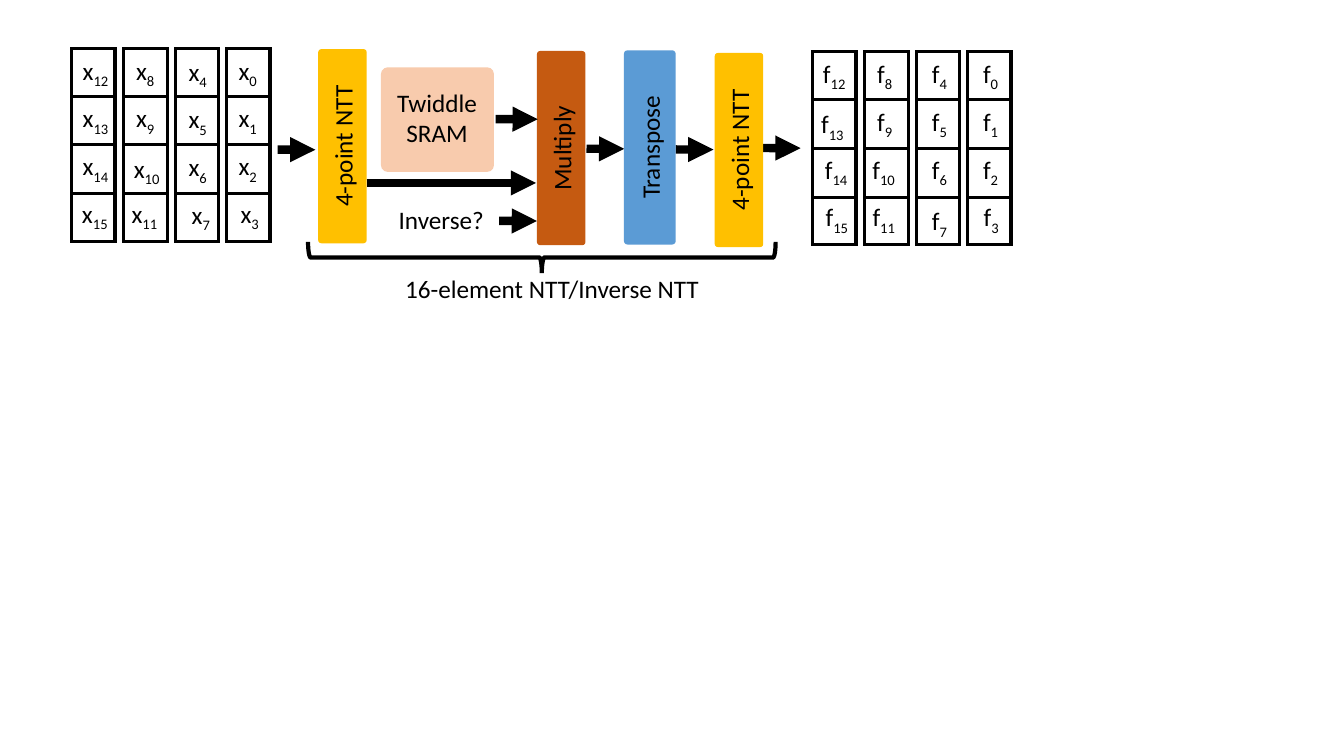
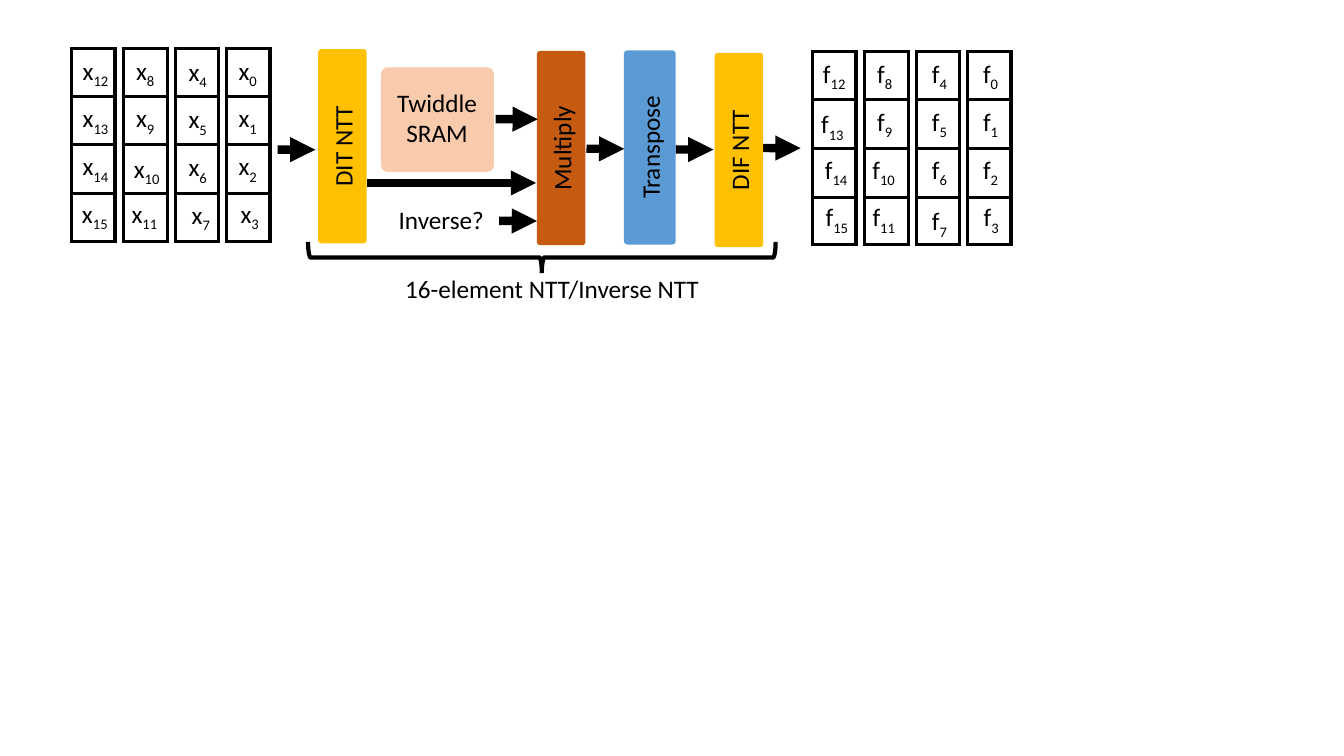
Before and after one commit to n-samar/ms_nsamar, a slide deck: slide 11 of thesis/figures/figures.pptx (slide 1 before the commit). Drawn at 1344x756 pixels with LibreOffice and Linux fonts; fonts in the diff are those of the drawing. Boxes give left, top, right and bottom in pixels: in the first picture for what was removed or moved away, otherwise in the second. Text is boxed around its words. In the diff, an @@ line names an element or a change of style, - is before the commit and + after.

```diff
--- a/thesis/figures/figures.pptx
+++ b/thesis/figures/figures.pptx
@@ text in rounded rectangle at <box>329,110,360,185</box>: text changed @@
-4-point NTT
+DIT NTT
@@ text in rounded rectangle at <box>725,114,756,189</box>: text changed @@
-4-point NTT
+DIF NTT
```
Also in this commit, not shown: 2 other slides changed, 16 slides added, 20 other files.
